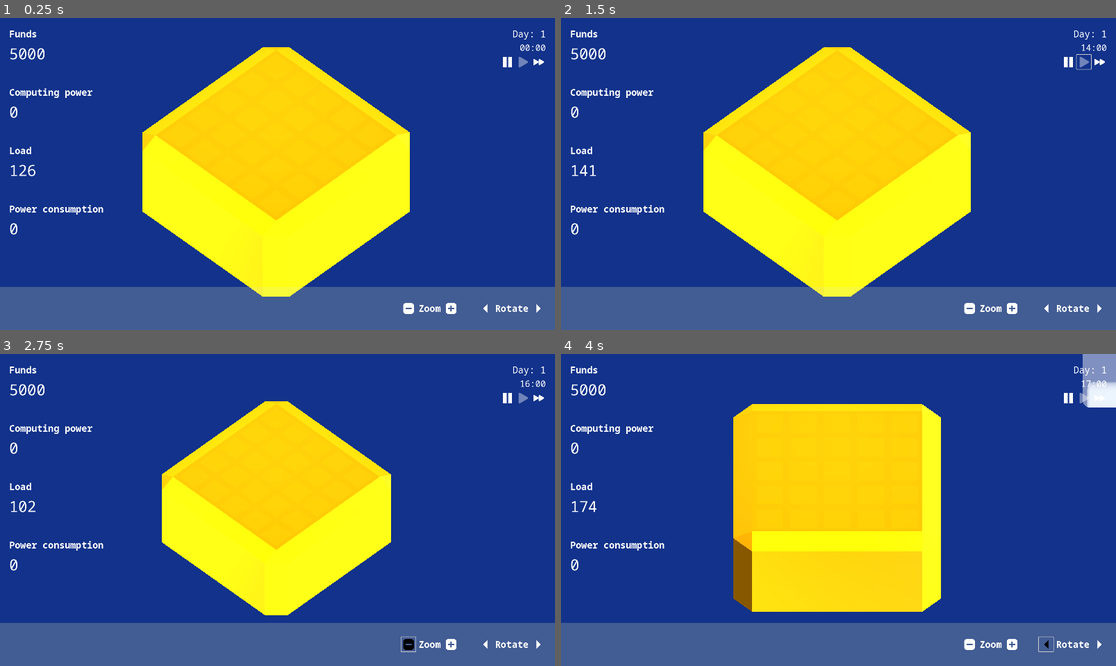
Above: before the commit, frames 1-4 (two rows, left to right).
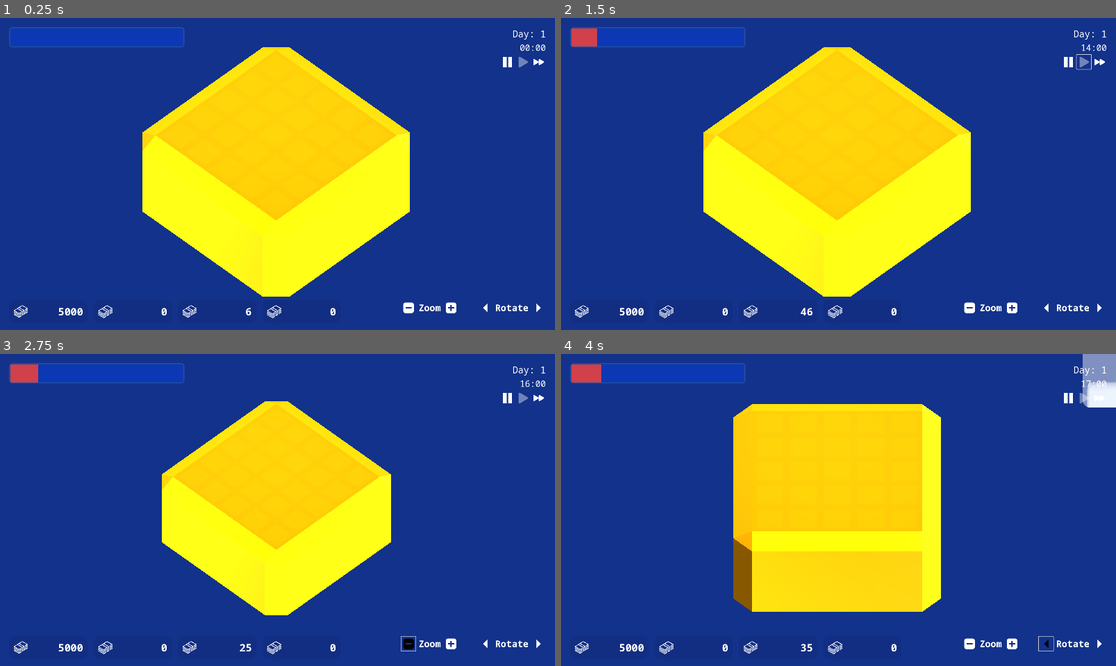
Above: after the commit, the same moments.

Repository: maroun-baydoun/will-it-scale
Game: Godot game, scene res://scenes/main.tscn
Two runs of this game, one before a commit and one after it. Both use one fixed random seed, a clock stepped at 60 frames per second and the inputs below.
Inputs (mouse positions are in pixels of both pictures, inside the frame that each line leads up to):
- Up to frame 1 (0.25 s): no input
- Up to frame 2 (1.5 s): click (1099, 61) at 0.5 s; click (1082, 61) at 1.25 s
- Up to frame 3 (2.75 s): click (410, 644) at 2 s
- Up to frame 4 (4 s): click (1010, 644) at 2.75 s; click (1043, 644) at 3.5 s

The runs differ from the first frame. In frame 1, 16% of the frame differs, in the area x 0-100%, y 2-100%; in frame 2, 16%; in frame 3, 16%; in frame 4, 16%.

Commit message:
Add user frustration meter

Diff:
--- /dev/null
+++ b/assets/icons/funds.svg
@@ -0,0 +1,43 @@
+<?xml version="1.0" encoding="iso-8859-1"?>
+<!-- Uploaded to: SVG Repo, www.svgrepo.com, Generator: SVG Repo Mixer Tools -->
+<!DOCTYPE svg PUBLIC "-//W3C//DTD SVG 1.1//EN" "http://www.w3.org/Graphics/SVG/1.1/DTD/svg11.dtd">
+<svg fill="#ffffff" height="800px" width="800px" version="1.1" id="Capa_1" xmlns="http://www.w3.org/2000/svg" xmlns:xlink="http://www.w3.org/1999/xlink"
+	 viewBox="0 0 442.003 442.003" xml:space="preserve">
+<g>
+	<path d="M337.897,189.476c-0.01-0.082-0.016-0.165-0.028-0.246c-0.058-0.404-0.135-0.807-0.244-1.205
+		c-0.001-0.004-0.003-0.008-0.004-0.013c-0.102-0.372-0.232-0.739-0.379-1.102c-0.042-0.104-0.088-0.204-0.133-0.306
+		c-0.116-0.262-0.245-0.52-0.385-0.774c-0.061-0.111-0.12-0.222-0.186-0.331c-0.035-0.059-0.063-0.12-0.1-0.179
+		c-0.148-0.235-0.31-0.456-0.474-0.675c-0.031-0.041-0.056-0.084-0.087-0.124c-0.25-0.324-0.52-0.625-0.803-0.91
+		c-0.053-0.054-0.111-0.104-0.166-0.156c-0.246-0.237-0.501-0.459-0.767-0.668c-0.068-0.053-0.134-0.106-0.204-0.157
+		c-0.356-0.264-0.723-0.51-1.106-0.723L185.506,98.164l84.825-53.414l142.207,80.832l-59.891,37.713
+		c-4.674,2.942-6.077,9.117-3.134,13.79c2.942,4.674,9.116,6.077,13.79,3.134l74.026-46.613c2.976-1.873,4.749-5.172,4.669-8.688
+		c-0.079-3.516-1.998-6.73-5.056-8.468L275.009,24.404c-3.203-1.822-7.15-1.732-10.27,0.231L160.783,90.096
+		c-0.021,0.013-0.043,0.027-0.064,0.04l-51.947,32.711c-0.024,0.015-0.048,0.03-0.071,0.045L4.674,188.398
+		c-2.976,1.873-4.749,5.172-4.669,8.688c0.079,3.516,1.998,6.73,5.056,8.468l161.934,92.046c1.534,0.873,3.238,1.307,4.941,1.307
+		c1.853,0,3.703-0.515,5.328-1.538l74.026-46.614c4.674-2.942,6.077-9.117,3.134-13.79c-2.941-4.674-9.117-6.078-13.79-3.134
+		l-68.961,43.424L29.466,196.421l84.826-53.415l151.67,86.212v114.182c0,3.642,1.979,6.995,5.167,8.755
+		c1.507,0.832,3.171,1.245,4.833,1.245c1.854,0,3.704-0.515,5.328-1.538l52.014-32.753c2.908-1.831,4.672-5.026,4.672-8.462v-120
+		c0-0.059-0.01-0.115-0.012-0.174C337.958,190.141,337.936,189.809,337.897,189.476z M285.962,325.287V223.401
+		c0-3.597-1.932-6.916-5.059-8.693l-147.411-83.791l32.813-20.663l142.206,80.833l-12.451,7.84
+		c-4.674,2.942-6.077,9.117-3.134,13.79c1.9,3.02,5.149,4.673,8.472,4.673c1.82,0,3.664-0.497,5.318-1.539l11.259-7.089v96.366
+		L285.962,325.287z"/>
+	<path d="M426.674,156.681l-74.026,46.613c-4.674,2.942-6.077,9.117-3.134,13.79c1.9,3.02,5.149,4.673,8.472,4.673
+		c1.82,0,3.664-0.497,5.318-1.539l74.026-46.613c4.674-2.942,6.077-9.117,3.134-13.79
+		C437.522,155.141,431.347,153.737,426.674,156.681z"/>
+	<path d="M240.633,273.83l-68.961,43.424L14.943,228.167c-4.798-2.728-10.906-1.052-13.635,3.752
+		c-2.729,4.801-1.05,10.906,3.752,13.635l161.934,92.046c1.534,0.873,3.238,1.307,4.941,1.307c1.853,0,3.703-0.515,5.328-1.538
+		l74.026-46.614c4.674-2.942,6.077-9.117,3.134-13.79C251.482,272.29,245.306,270.886,240.633,273.83z"/>
+	<path d="M426.674,196.681l-74.026,46.613c-4.674,2.942-6.077,9.117-3.134,13.79c1.9,3.02,5.149,4.673,8.472,4.673
+		c1.82,0,3.664-0.497,5.318-1.539l74.026-46.613c4.674-2.942,6.077-9.117,3.134-13.79
+		C437.522,195.14,431.347,193.737,426.674,196.681z"/>
+	<path d="M240.633,313.83l-68.961,43.424L14.943,268.167c-4.798-2.728-10.906-1.052-13.635,3.752
+		c-2.729,4.801-1.05,10.906,3.752,13.635l161.934,92.046c1.534,0.873,3.238,1.307,4.941,1.307c1.853,0,3.703-0.515,5.328-1.538
+		l74.026-46.614c4.674-2.942,6.077-9.117,3.134-13.79C251.482,312.289,245.306,310.886,240.633,313.83z"/>
+	<path d="M426.674,236.681l-74.026,46.613c-4.674,2.942-6.077,9.117-3.134,13.79c1.9,3.02,5.149,4.673,8.472,4.673
+		c1.82,0,3.664-0.497,5.318-1.539l74.026-46.613c4.674-2.942,6.077-9.117,3.134-13.79
+		C437.522,235.141,431.347,233.738,426.674,236.681z"/>
+	<path d="M240.633,353.83l-68.961,43.424L14.943,308.167c-4.798-2.728-10.906-1.052-13.635,3.752
+		c-2.729,4.801-1.05,10.906,3.752,13.635l161.934,92.046c1.534,0.873,3.238,1.307,4.941,1.307c1.853,0,3.703-0.515,5.328-1.538
+		l74.026-46.614c4.674-2.942,6.077-9.117,3.134-13.79C251.482,352.29,245.306,350.886,240.633,353.83z"/>
+</g>
+</svg>
--- /dev/null
+++ b/gui/progress-bars.tscn
@@ -0,0 +1,57 @@
+[gd_scene load_steps=7 format=3 uid="uid://hyt16u7pa1xx"]
+
+[ext_resource type="Script" path="res://scripts/progress-bars.gd" id="1_ugx6x"]
+
+[sub_resource type="StyleBoxFlat" id="StyleBoxFlat_piqsq"]
+draw_center = false
+border_width_left = 3
+border_width_top = 3
+border_width_right = 3
+border_width_bottom = 3
+border_color = Color(0.164706, 0.313726, 0.611765, 1)
+corner_radius_top_left = 10
+corner_radius_top_right = 10
+corner_radius_bottom_right = 10
+corner_radius_bottom_left = 10
+
+[sub_resource type="Gradient" id="Gradient_m4xay"]
+offsets = PackedFloat32Array(0.0253165)
+colors = PackedColorArray(0.0235294, 0.258824, 1, 0.360784)
+
+[sub_resource type="GradientTexture2D" id="GradientTexture2D_088d2"]
+gradient = SubResource("Gradient_m4xay")
+width = 600
+
+[sub_resource type="Gradient" id="Gradient_45xm8"]
+offsets = PackedFloat32Array(0)
+colors = PackedColorArray(0.976471, 0.262745, 0.215686, 0.835294)
+
+[sub_resource type="GradientTexture2D" id="GradientTexture2D_hph3f"]
+gradient = SubResource("Gradient_45xm8")
+width = 600
+
+[node name="ProgressBars" type="Control"]
+layout_mode = 3
+anchors_preset = 0
+script = ExtResource("1_ugx6x")
+
+[node name="MarginContainer" type="MarginContainer" parent="."]
+layout_mode = 1
+offset_right = 600.0
+offset_bottom = 96.0
+theme_override_constants/margin_left = 32
+theme_override_constants/margin_top = 32
+theme_override_constants/margin_right = 32
+theme_override_constants/margin_bottom = 32
+
+[node name="PanelContainer" type="PanelContainer" parent="MarginContainer"]
+layout_mode = 2
+theme_override_styles/panel = SubResource("StyleBoxFlat_piqsq")
+
+[node name="UserFrustrationProgressBar" type="TextureProgressBar" parent="MarginContainer/PanelContainer"]
+unique_name_in_owner = true
+show_behind_parent = true
+layout_mode = 2
+max_value = 1000.0
+texture_under = SubResource("GradientTexture2D_088d2")
+texture_progress = SubResource("GradientTexture2D_hph3f")
--- a/gui/statistics-panel.tscn
+++ b/gui/statistics-panel.tscn
@@ -1,138 +1,150 @@
-[gd_scene load_steps=4 format=3 uid="uid://bmci4bg3dbcar"]
+[gd_scene load_steps=6 format=3 uid="uid://bmci4bg3dbcar"]
 
 [ext_resource type="Script" path="res://scripts/statistics-panel.gd" id="1_5sauv"]
-[ext_resource type="FontFile" uid="uid://cwxxvels6k7tt" path="res://assets/fonts/NotoSansMono-Regular.ttf" id="1_yb4qv"]
 [ext_resource type="FontFile" uid="uid://cp55nkphtgax0" path="res://assets/fonts/NotoSansMono-Bold.ttf" id="2_8vech"]
+[ext_resource type="Texture2D" uid="uid://chsi33fyc15ep" path="res://assets/icons/funds.svg" id="3_jqg7q"]
+
+[sub_resource type="StyleBoxFlat" id="StyleBoxFlat_56m0e"]
+bg_color = Color(0.501961, 0.572549, 0.913725, 0)
+corner_radius_top_left = 20
+corner_radius_top_right = 20
+
+[sub_resource type="StyleBoxFlat" id="StyleBoxFlat_fsm8d"]
+content_margin_left = 5.0
+content_margin_top = 10.0
+content_margin_right = 5.0
+content_margin_bottom = 10.0
+bg_color = Color(0.0431373, 0.0117647, 0.168627, 0.0980392)
+border_blend = true
+corner_radius_top_left = 20
+corner_radius_top_right = 20
+corner_radius_bottom_right = 20
+corner_radius_bottom_left = 20
+expand_margin_left = 10.0
+expand_margin_top = 5.0
+expand_margin_right = 10.0
+expand_margin_bottom = 5.0
 
 [node name="statistics-panel" type="Control"]
 layout_mode = 3
-anchors_preset = 9
+anchors_preset = 12
+anchor_top = 1.0
+anchor_right = 1.0
 anchor_bottom = 1.0
-offset_right = 430.0
-grow_vertical = 2
+grow_horizontal = 2
+grow_vertical = 0
 mouse_filter = 1
 script = ExtResource("1_5sauv")
 
-[node name="MarginContainer" type="MarginContainer" parent="."]
+[node name="ColorRect" type="PanelContainer" parent="."]
 layout_mode = 1
-anchors_preset = 15
+anchors_preset = 12
+anchor_top = 1.0
 anchor_right = 1.0
 anchor_bottom = 1.0
+offset_top = -160.0
 grow_horizontal = 2
-grow_vertical = 2
-theme_override_constants/margin_left = 32
+grow_vertical = 0
+theme_override_styles/panel = SubResource("StyleBoxFlat_56m0e")
+
+[node name="MarginContainer" type="MarginContainer" parent="ColorRect"]
+layout_mode = 2
+theme_override_constants/margin_left = 42
 theme_override_constants/margin_top = 32
-theme_override_constants/margin_right = 32
+theme_override_constants/margin_right = 42
 
-[node name="VBoxContainer" type="VBoxContainer" parent="MarginContainer"]
+[node name="HBoxContainer" type="HBoxContainer" parent="ColorRect/MarginContainer"]
+custom_minimum_size = Vector2(800, 2.08165e-12)
 layout_mode = 2
-theme_override_constants/separation = 75
+size_flags_horizontal = 0
+size_flags_vertical = 4
+theme_override_constants/separation = 42
 
-[node name="VBoxContainer3" type="VBoxContainer" parent="MarginContainer/VBoxContainer"]
+[node name="PanelContainer" type="PanelContainer" parent="ColorRect/MarginContainer/HBoxContainer"]
+custom_minimum_size = Vector2(250, 2.08165e-12)
 layout_mode = 2
 size_flags_horizontal = 3
-theme_override_constants/separation = 10
+theme_override_styles/panel = SubResource("StyleBoxFlat_fsm8d")
 
-[node name="Label" type="RichTextLabel" parent="MarginContainer/VBoxContainer/VBoxContainer3"]
+[node name="HBoxContainer" type="HBoxContainer" parent="ColorRect/MarginContainer/HBoxContainer/PanelContainer"]
 layout_mode = 2
-theme_override_fonts/normal_font = ExtResource("1_yb4qv")
-theme_override_fonts/bold_font = ExtResource("2_8vech")
-theme_override_font_sizes/normal_font_size = 24
-theme_override_font_sizes/bold_font_size = 32
-theme_override_font_sizes/bold_italics_font_size = 6
-theme_override_font_sizes/mono_font_size = 20
-bbcode_enabled = true
-text = "[b]Funds[/b]"
-fit_content = true
-scroll_active = false
-shortcut_keys_enabled = false
+theme_override_constants/separation = 16
 
-[node name="CurrentFundsLabel" type="Label" parent="MarginContainer/VBoxContainer/VBoxContainer3"]
+[node name="TextureRect" type="TextureRect" parent="ColorRect/MarginContainer/HBoxContainer/PanelContainer/HBoxContainer"]
+layout_mode = 2
+tooltip_text = "Funds"
+mouse_default_cursor_shape = 16
+texture = ExtResource("3_jqg7q")
+stretch_mode = 4
+
+[node name="CurrentFundsLabel" type="Label" parent="ColorRect/MarginContainer/HBoxContainer/PanelContainer/HBoxContainer"]
 unique_name_in_owner = true
 layout_mode = 2
-theme_override_fonts/font = ExtResource("1_yb4qv")
-theme_override_font_sizes/font_size = 52
-text = "0
-"
+size_flags_horizontal = 10
+theme_override_fonts/font = ExtResource("2_8vech")
+theme_override_font_sizes/font_size = 36
+text = "0"
 
-[node name="VBoxContainer" type="VBoxContainer" parent="MarginContainer/VBoxContainer"]
+[node name="PanelContainer2" type="PanelContainer" parent="ColorRect/MarginContainer/HBoxContainer"]
+custom_minimum_size = Vector2(250, 2.08165e-12)
 layout_mode = 2
 size_flags_horizontal = 3
-theme_override_constants/separation = 10
+theme_override_styles/panel = SubResource("StyleBoxFlat_fsm8d")
 
-[node name="Label" type="RichTextLabel" parent="MarginContainer/VBoxContainer/VBoxContainer"]
+[node name="TextureRect2" type="TextureRect" parent="ColorRect/MarginContainer/HBoxContainer/PanelContainer2"]
 layout_mode = 2
-theme_override_fonts/normal_font = ExtResource("1_yb4qv")
-theme_override_fonts/bold_font = ExtResource("2_8vech")
-theme_override_font_sizes/normal_font_size = 24
-theme_override_font_sizes/bold_font_size = 32
-theme_override_font_sizes/bold_italics_font_size = 6
-theme_override_font_sizes/mono_font_size = 20
-bbcode_enabled = true
-text = "[b]Computing power[/b]"
-fit_content = true
-scroll_active = false
-shortcut_keys_enabled = false
+tooltip_text = "Funds"
+mouse_default_cursor_shape = 16
+texture = ExtResource("3_jqg7q")
+stretch_mode = 4
 
-[node name="TotalComputingPowerLabel" type="Label" parent="MarginContainer/VBoxContainer/VBoxContainer"]
+[node name="TotalComputingPowerLabel" type="Label" parent="ColorRect/MarginContainer/HBoxContainer/PanelContainer2"]
 unique_name_in_owner = true
 layout_mode = 2
-theme_override_fonts/font = ExtResource("1_yb4qv")
-theme_override_font_sizes/font_size = 52
+size_flags_horizontal = 8
+theme_override_fonts/font = ExtResource("2_8vech")
+theme_override_font_sizes/font_size = 36
 text = "0"
 
-[node name="VBoxContainer2" type="VBoxContainer" parent="MarginContainer/VBoxContainer"]
+[node name="PanelContainer3" type="PanelContainer" parent="ColorRect/MarginContainer/HBoxContainer"]
+custom_minimum_size = Vector2(250, 2.08165e-12)
 layout_mode = 2
 size_flags_horizontal = 3
-theme_override_constants/separation = 10
+theme_override_styles/panel = SubResource("StyleBoxFlat_fsm8d")
 
-[node name="Label" type="RichTextLabel" parent="MarginContainer/VBoxContainer/VBoxContainer2"]
+[node name="TextureRect3" type="TextureRect" parent="ColorRect/MarginContainer/HBoxContainer/PanelContainer3"]
 layout_mode = 2
-theme_override_fonts/normal_font = ExtResource("1_yb4qv")
-theme_override_fonts/bold_font = ExtResource("2_8vech")
-theme_override_font_sizes/normal_font_size = 24
-theme_override_font_sizes/bold_font_size = 32
-theme_override_font_sizes/bold_italics_font_size = 6
-theme_override_font_sizes/mono_font_size = 20
-bbcode_enabled = true
-text = "[b]Load[/b]"
-fit_content = true
-scroll_active = false
-shortcut_keys_enabled = false
+size_flags_horizontal = 0
+tooltip_text = "Funds"
+mouse_default_cursor_shape = 16
+texture = ExtResource("3_jqg7q")
+stretch_mode = 4
 
-[node name="CurrentLoadLabel" type="Label" parent="MarginContainer/VBoxContainer/VBoxContainer2"]
+[node name="CurrentLoadLabel" type="Label" parent="ColorRect/MarginContainer/HBoxContainer/PanelContainer3"]
 unique_name_in_owner = true
 layout_mode = 2
-theme_override_fonts/font = ExtResource("1_yb4qv")
-theme_override_font_sizes/font_size = 52
+size_flags_horizontal = 8
+theme_override_fonts/font = ExtResource("2_8vech")
+theme_override_font_sizes/font_size = 36
 text = "0"
 
-[node name="VBoxContainer4" type="VBoxContainer" parent="MarginContainer/VBoxContainer"]
+[node name="PanelContainer4" type="PanelContainer" parent="ColorRect/MarginContainer/HBoxContainer"]
+custom_minimum_size = Vector2(250, 2.08165e-12)
 layout_mode = 2
 size_flags_horizontal = 3
-theme_override_constants/separation = 10
+theme_override_styles/panel = SubResource("StyleBoxFlat_fsm8d")
 
-[node name="Label" type="RichTextLabel" parent="MarginContainer/VBoxContainer/VBoxContainer4"]
+[node name="TextureRect4" type="TextureRect" parent="ColorRect/MarginContainer/HBoxContainer/PanelContainer4"]
 layout_mode = 2
-theme_override_fonts/normal_font = ExtResource("1_yb4qv")
-theme_override_fonts/bold_font = ExtResource("2_8vech")
-theme_override_font_sizes/normal_font_size = 24
-theme_override_font_sizes/bold_font_size = 32
-theme_override_font_sizes/bold_italics_font_size = 6
-theme_override_font_sizes/mono_font_size = 20
-bbcode_enabled = true
-text = "[b]Power consumption[/b]"
-fit_content = true
-scroll_active = false
-shortcut_keys_enabled = false
+tooltip_text = "Funds"
+mouse_default_cursor_shape = 16
+texture = ExtResource("3_jqg7q")
+stretch_mode = 4
 
-[node name="CurrentPowerConsumptionLabel" type="Label" parent="MarginContainer/VBoxContainer/VBoxContainer4"]
+[node name="CurrentPowerConsumptionLabel" type="Label" parent="ColorRect/MarginContainer/HBoxContainer/PanelContainer4"]
 unique_name_in_owner = true
 layout_mode = 2
-theme_override_fonts/font = ExtResource("1_yb4qv")
-theme_override_font_sizes/font_size = 52
+size_flags_horizontal = 8
+theme_override_fonts/font = ExtResource("2_8vech")
+theme_override_font_sizes/font_size = 36
 text = "0"
-
-[node name="TimeLabel" type="Label" parent="MarginContainer/VBoxContainer"]
-layout_mode = 2
-theme_override_font_sizes/font_size = 36
--- a/gui/tool-bar.tscn
+++ b/gui/tool-bar.tscn
@@ -17,9 +17,11 @@
 offset_top = -150.0
 grow_horizontal = 2
 grow_vertical = 0
+mouse_filter = 1
 script = ExtResource("1_idvxu")
 
 [node name="ColorRect" type="ColorRect" parent="."]
+visible = false
 layout_mode = 1
 anchors_preset = 15
 anchor_right = 1.0
@@ -30,16 +32,13 @@
 
 [node name="MarginContainer" type="MarginContainer" parent="."]
 layout_mode = 1
-anchors_preset = 6
-anchor_left = 1.0
-anchor_top = 0.5
+anchors_preset = 12
+anchor_top = 1.0
 anchor_right = 1.0
-anchor_bottom = 0.5
-offset_left = -562.0
-offset_top = -57.0
-offset_bottom = 57.0
-grow_horizontal = 0
-grow_vertical = 2
+anchor_bottom = 1.0
+offset_top = -153.0
+grow_horizontal = 2
+grow_vertical = 0
 theme_override_constants/margin_left = 32
 theme_override_constants/margin_top = 32
 theme_override_constants/margin_right = 32
@@ -47,7 +46,10 @@
 
 [node name="HBoxContainer" type="HBoxContainer" parent="MarginContainer"]
 layout_mode = 2
+size_flags_horizontal = 8
+size_flags_vertical = 4
 theme_override_constants/separation = 32
+alignment = 2
 
 [node name="HBoxContainer" type="HBoxContainer" parent="MarginContainer/HBoxContainer"]
 layout_mode = 2
--- a/scenes/main.tscn
+++ b/scenes/main.tscn
@@ -10,8 +10,10 @@
 [ext_resource type="Script" path="res://scripts/managers/date-time-manager.gd" id="7_qrmsp"]
 [ext_resource type="Script" path="res://scripts/managers/traffic-manager.gd" id="8_ygmq4"]
 [ext_resource type="Script" path="res://scripts/managers/power-manager.gd" id="9_nl1t3"]
+[ext_resource type="Script" path="res://scripts/managers/user-frustration-manager.gd" id="10_rw5m7"]
 [ext_resource type="PackedScene" uid="uid://c137nllk5qnqt" path="res://scenes/cloud.tscn" id="10_s42rh"]
 [ext_resource type="PackedScene" uid="uid://b62hm8m5in5xi" path="res://gui/tool-bar.tscn" id="12_gomch"]
+[ext_resource type="PackedScene" uid="uid://hyt16u7pa1xx" path="res://gui/progress-bars.tscn" id="14_uatj1"]
 
 [sub_resource type="ProceduralSkyMaterial" id="ProceduralSkyMaterial_46v2u"]
 sky_horizon_color = Color(0.64625, 0.65575, 0.67075, 1)
@@ -96,6 +98,9 @@
 [node name="Toolbar" parent="CanvasLayer" instance=ExtResource("12_gomch")]
 unique_name_in_owner = true
 
+[node name="ProgressBars" parent="CanvasLayer" instance=ExtResource("14_uatj1")]
+unique_name_in_owner = true
+
 [node name="FinanceManager" type="Node" parent="."]
 script = ExtResource("6_k0lmj")
 
@@ -109,6 +114,11 @@
 
 [node name="PowerManager" type="Node" parent="."]
 script = ExtResource("9_nl1t3")
+
+[node name="UserFrustrationManager" type="Node" parent="."]
+script = ExtResource("10_rw5m7")
+
+[node name="Timer" type="Timer" parent="UserFrustrationManager"]
 
 [node name="CloudContainer" type="Node3D" parent="."]
 transform = Transform3D(1, 0, 0, 0, 1, 0, 0, 0, 1, 2.08165e-12, -2, 2.08165e-12)
@@ -144,4 +154,7 @@
 [connection signal="timeout" from="DateTimeManager/GlobalTimer" to="DateTimeManager" method="_on_timer_timeout"]
 [connection signal="hourly_power_consumption_decreased" from="PowerManager" to="." method="_on_power_manager_hourly_power_consumption_decreased"]
 [connection signal="hourly_power_consumption_increased" from="PowerManager" to="." method="_on_power_manager_hourly_power_consumption_increased"]
+[connection signal="user_frustration_decreased" from="UserFrustrationManager" to="." method="_on_user_frustration_decreased"]
+[connection signal="user_frustration_increased" from="UserFrustrationManager" to="." method="_on_user_user_frustration_increased"]
+[connection signal="timeout" from="UserFrustrationManager/Timer" to="UserFrustrationManager" method="_on_timer_timeout"]
 [connection signal="computing_power_updated" from="Platform/ServerContainer" to="." method="_on_server_container_computing_power_updated"]
--- a/scripts/main.gd
+++ b/scripts/main.gd
@@ -10,9 +10,11 @@
 @onready var statistics_panel: StatisticsPanel = %StatisticsPanel
 @onready var toolbar: Toolbar = %Toolbar
 @onready var date_time_display: DateTimeDisplay = %DateTimeDisplay
+@onready var progress_bars: ProgressBars = %ProgressBars
 @onready var finance_manager: FinanceManager = $FinanceManager
 @onready var traffic_manager := $TrafficManager
 @onready var power_manager := $PowerManager
+@onready var user_frustration_manager := $UserFrustrationManager
 
 var sessions: int
 var computing_power_per_session: int = 10
@@ -88,6 +90,7 @@
 
 	traffic_manager.generate_traffic(server_container.total_computing_power, date_time_manager.current_day)
 	statistics_panel.current_load = traffic_manager.current_load
+	user_frustration_manager.current_load_ratio = traffic_manager.current_load_ratio
 
 
 func _on_toolbar_zoomed_in() -> void:
@@ -123,3 +126,11 @@
 
 func _on_toolbar_rotated_right() -> void:
 	camera_controller.rotate_right()
+
+
+func _on_user_user_frustration_increased(amount: float) -> void:
+	progress_bars.user_frustration = user_frustration_manager.user_frustration
+
+
+func _on_user_frustration_decreased(amount: float) -> void:
+	progress_bars.user_frustration = user_frustration_manager.user_frustration
--- a/scripts/managers/traffic-manager.gd
+++ b/scripts/managers/traffic-manager.gd
@@ -7,19 +7,23 @@
 var current_load := 0.0
 var session_computing_cost := 1.0
 var served_sessions := 0
+var current_load_ratio := 0.0
 
 var initial_sessions := 1.0
 var previous_sessions := 0
 
 func generate_traffic(handleable_load: float, day: int) -> void:
+	previous_sessions = current_sessions
 	current_sessions = _generate_sessions(day)
+
 	current_load = current_sessions * session_computing_cost
 
 	var handled_load := handleable_load if current_load > handleable_load else current_load
 	served_sessions = handled_load / session_computing_cost
+	current_load_ratio = 1.0 if handleable_load == 0 else current_load / handleable_load
 
 
 func _generate_sessions(day: int) -> int:
-	var delta := initial_sessions * pow(1.01, day)
+	var delta := pow(1.01, day)
 
-	return previous_sessions + round(random_number_generator.randf_range(delta, delta * 2) * 100.0)
+	return abs(previous_sessions + round(random_number_generator.randf_range(-delta * 1.5, delta * 2) * 10.0))
--- /dev/null
+++ b/scripts/managers/user-frustration-manager.gd
@@ -0,0 +1,45 @@
+extends Node
+class_name UserFrustrationManager
+
+signal user_frustration_increased(amount: float)
+signal user_frustration_decreased(amount: float)
+
+@onready var timer: Timer = $Timer
+
+const MAX_USER_FRUSTRATION := 100.0
+const USER_FRUSTRATION_DELTA := 1.0
+const CURRENT_LOAD_RATIO_THRESHOLD = 0.95
+
+enum USER_FRUSTRATION_GROWTH_DIRECTION {INCREASE, DECREASE}
+
+var user_frustration := 0.0
+var user_frustration_growth_direction : USER_FRUSTRATION_GROWTH_DIRECTION
+
+var current_load_ratio := 0.0 :
+	set(ratio):
+		current_load_ratio = ratio
+		if current_load_ratio > CURRENT_LOAD_RATIO_THRESHOLD:
+			user_frustration_growth_direction = USER_FRUSTRATION_GROWTH_DIRECTION.INCREASE
+		else :
+			user_frustration_growth_direction = USER_FRUSTRATION_GROWTH_DIRECTION.DECREASE
+
+
+func _ready():
+	timer.start()
+
+func increase(amount: float) -> void:
+	user_frustration += amount
+	user_frustration_increased.emit(amount)
+
+
+func decrease(amount: float) -> void:
+	user_frustration -= amount
+	user_frustration_decreased.emit(amount)
+
+
+func _on_timer_timeout() -> void:
+	if user_frustration_growth_direction == USER_FRUSTRATION_GROWTH_DIRECTION.INCREASE and user_frustration < MAX_USER_FRUSTRATION:
+		increase(USER_FRUSTRATION_DELTA)
+
+	if user_frustration_growth_direction == USER_FRUSTRATION_GROWTH_DIRECTION.DECREASE and user_frustration >= USER_FRUSTRATION_DELTA:
+		decrease(USER_FRUSTRATION_DELTA)
--- /dev/null
+++ b/scripts/progress-bars.gd
@@ -0,0 +1,11 @@
+extends Control
+class_name ProgressBars
+
+
+@onready var user_frustration_progress_bar : TextureProgressBar = %UserFrustrationProgressBar
+
+var user_frustration: int:
+	set(frustration):
+		user_frustration = frustration
+		get_tree().create_tween().tween_property(user_frustration_progress_bar,"value", user_frustration * 10, 1 )
+		#user_frustration_progress_bar.value = user_frustration
--- a/theme.tres
+++ b/theme.tres
@@ -1,6 +1,17 @@
-[gd_resource type="Theme" format=3 uid="uid://b6h58sqqjjw4q"]
+[gd_resource type="Theme" load_steps=3 format=3 uid="uid://b6h58sqqjjw4q"]
+
+[sub_resource type="StyleBoxFlat" id="StyleBoxFlat_sn44w"]
+border_width_left = 5
+border_width_top = 5
+border_width_right = 5
+border_width_bottom = 5
+border_color = Color(0.258824, 0.258824, 0.258824, 1)
+
+[sub_resource type="StyleBoxFlat" id="StyleBoxFlat_oyhd4"]
+bg_color = Color(0.00784314, 0.00784314, 0.00784314, 1)
 
 [resource]
 Button/colors/icon_hover_color = Color(0, 0, 0, 1)
-Button/colors/icon_hover_pressed_color = Color(0, 0, 0, 1)
-Button/colors/icon_pressed_color = Color(0, 0, 0, 1)
+Button/colors/icon_hover_pressed_color = Color(1, 1, 1, 1)
+ProgressBar/styles/background = SubResource("StyleBoxFlat_sn44w")
+ProgressBar/styles/fill = SubResource("StyleBoxFlat_oyhd4")
Not shown, added: assets/icons/funds.svg.import
Not shown: 1 places in scenes/main.tscn that only renumber resources
Not shown, added: assets/blender/server.blend
